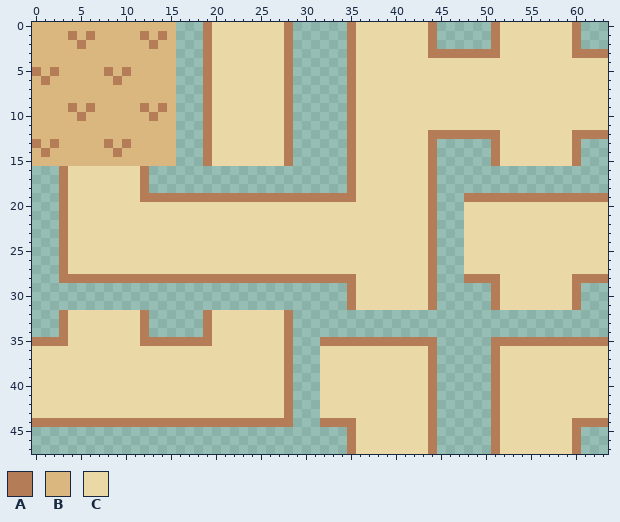
Pixel-art sprite, stored at Assets/Sprites/terrain.png. The picture above was drawn from the file before the commit.
The file is 64x48 pixels.
Palette (. is transparent): A #b47d58  B #d9b77e  C #ead9a7
Pixels before (only the part around the change), first column x 0:
 0 BBBBBBBBBBBBBBBB...ACCCCCCC
 1 BBBBABABBBBBABAB...ACCCCCCC
 2 BBBBBABBBBBBBABB...ACCCCCCC
 3 BBBBBBBBBBBBBBBB...ACCCCCCC
 4 BBBBBBBBBBBBBBBB...ACCCCCCC
 5 ABABBBBBABABBBBB...ACCCCCCC
 6 BABBBBBBBABBBBBB...ACCCCCCC
 7 BBBBBBBBBBBBBBBB...ACCCCCCC
 8 BBBBBBBBBBBBBBBB...ACCCCCCC
 9 BBBBABABBBBBABAB...ACCCCCCC
10 BBBBBABBBBBBBABB...ACCCCCCC
11 BBBBBBBBBBBBBBBB...ACCCCCCC
12 BBBBBBBBBBBBBBBB...ACCCCCCC
13 ABABBBBBABABBBBB...ACCCCCCC
14 BABBBBBBBABBBBBB...ACCCCCCC
15 BBBBBBBBBBBBBBBB...ACCCCCCC
16 ...ACCCCCCCCA..............
17 ...ACCCCCCCCA..............
18 ...ACCCCCCCCA..............
After the commit:
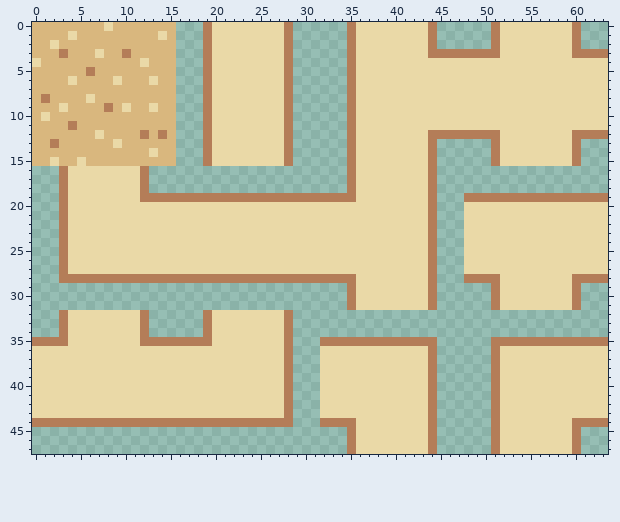
From old to new:
y 0: x 8 B -> C
y 1: x 4 A -> C; x 6 A -> B; x 12 A -> B; x 14 A -> C
y 2: x 2 B -> C; x 5 A -> B; x 13 A -> B
y 3: x 3 B -> A; x 7 B -> C; x 10 B -> A
y 4: x 0 B -> C; x 12 B -> C
y 5: x 0 A -> B; x 2 A -> B; x 6 B -> A; x 8 A -> B; x 10 A -> B
y 6: x 1 A -> B; x 4 B -> C; x 9 A -> C; x 13 B -> C
y 8: x 1 B -> A; x 6 B -> C
y 9: x 3..4 BA -> CB; x 6 A -> B; x 8 B -> A; x 10 B -> C; x 12..14 ABA -> BCB
y 10: x 1 B -> C; x 5 A -> B; x 13 A -> B
y 11: x 4 B -> A
y 12: x 7 B -> C; x 12 B -> A; x 14 B -> A
y 13: x 0 A -> B; x 8..10 ABA -> BCB
y 14: x 1 A -> B; x 9 A -> B; x 13 B -> C
y 15: x 2 B -> C; x 5 B -> C
